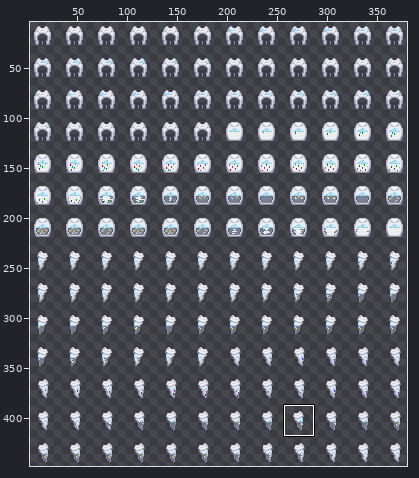
Edited in one commit: sprite sheet (Resources/Textures/SS220/Clothing/Sponsor/Neck/Cloak/spriter.rsi/equipped-NECK.png). Above, an overview of the earlier version with the close-up marked.
Close-up. Before:
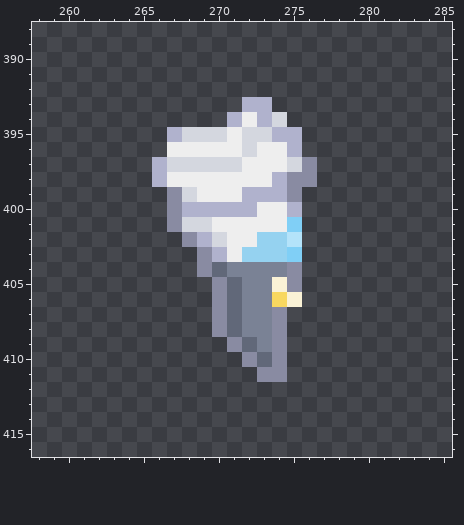
The file is 384x448 pixels. Colours within 5 levels of each other are drawn and written as one. Shown: x 258..285, y 388..416. The wide view leaves out empty margins.
After the commit:
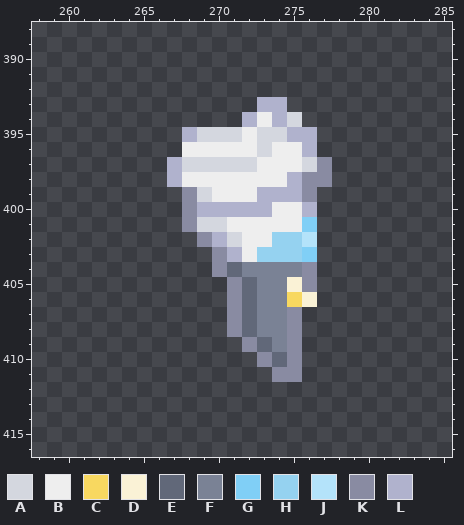
Palette (. is transparent): A #d4d7df  B #eeeeee  C #f8d860  D #faf2d6  E #616879  F #7a8295  G #80cff6  H #95d2f0  J #b4e3fa  K #898ba2  L #b0b2cd
What changed:
There is now colour A in row 394 at x 275.
The edit turns colour B into colour A in row 395 at x 271; in row 396 at x 273; in row 397 at x 272; in row 399 at x 269; in row 401 at x 270; in row 402 at x 271.
The edit turns colour K into colour A in row 397 at x 276.
The edit turns colour L into colour A in row 395 at x 274.
The edit turns colour A into colour B in rows 395 to 396 at x 272; in row 397 at x 275.
The edit turns colour G into colour B in row 401 at x 275.
The edit turns colour H into colour B in row 402 at x 273; in row 403 at x 272.
The edit turns colour L into colour B in row 394 at x 273; in row 396 at x 275; in row 398 at x 274; in row 399 at x 272; in row 400 at x 275.
The edit turns colour D into colour C in row 406 at x 275.
There is now colour D in row 406 at x 276.
The edit turns colour K into colour D in row 405 at x 275.
The edit turns colour F into colour E in row 404 at x 271; in rows 405 to 408 at x 272; in row 409 at x 273.
The edit turns colour K into colour E in row 410 at x 274.
The edit turns colour C into colour F in row 406 at x 274.
The edit turns colour D into colour F in row 405 at x 274.
The edit turns colour K into colour F in row 404 at x 275; in rows 407 to 409 at x 274.
There is now colour G in row 401 at x 276; in row 403 at x 276.
The edit turns colour G into colour H in row 403 at x 275.
The edit turns colour J into colour H in row 402 at x 275.
There is now colour J in row 402 at x 276.
There is now colour K in rows 397 to 398 at x 277; in row 399 at x 276; in rows 404 to 405 at x 276; in rows 407 to 411 at x 275.
The edit turns colour A into colour K in row 399 at x 268; in row 401 at x 268.
The edit turns colour E into colour K in row 404 at x 270; in rows 405 to 408 at x 271; in row 409 at x 272; in row 410 at x 273.
The edit turns colour L into colour K in row 400 at x 268; in row 402 at x 269; in row 403 at x 270.
There is now colour L in row 393 at x 274; in rows 395 to 396 at x 276; in row 400 at x 276.
The edit turns colour A into colour L in row 394 at x 274; in row 395 at x 268; in row 397 at x 267; in row 402 at x 270.
The edit turns colour B into colour L in row 394 at x 272; in row 398 at x 267; in row 400 at x 273; in row 403 at x 271.
The edit turns colour K into colour L in rows 398 to 399 at x 275.
The edit erases colour B in row 396 at x 267.
The edit erases colour K in rows 399 to 401 at x 267; in row 402 at x 268; in rows 403 to 404 at x 269; in rows 405 to 408 at x 270; in row 409 at x 271; in row 410 at x 272.
The edit erases colour K in row 411 at x 273.
The edit erases colour L in row 393 at x 272; in row 394 at x 271; in row 395 at x 267; in rows 397 to 398 at x 266.
Boxes around the changes in both close-ups, in picture pixels (x1, y1, x2, y2):
changed: (152, 97, 332, 382)
